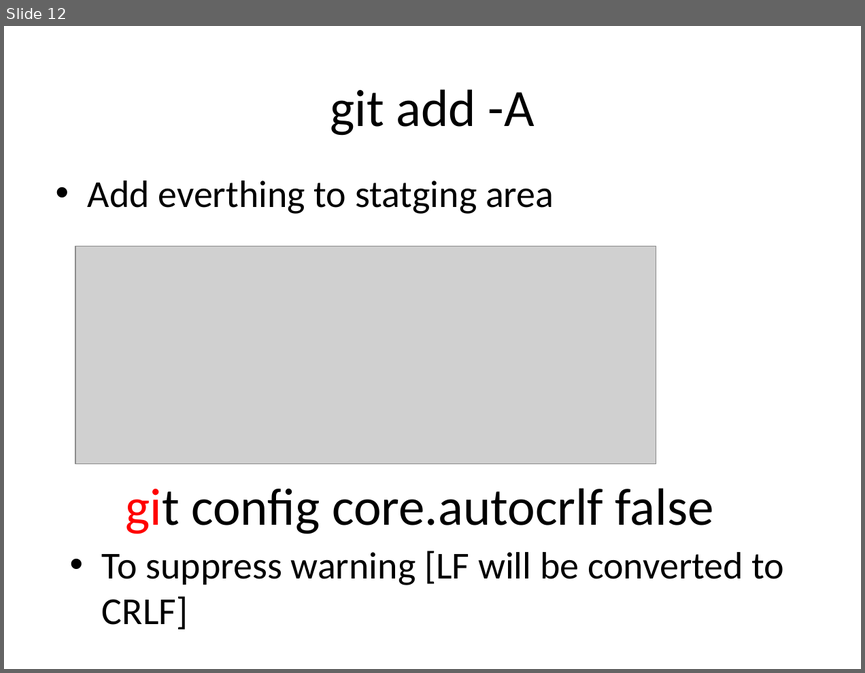
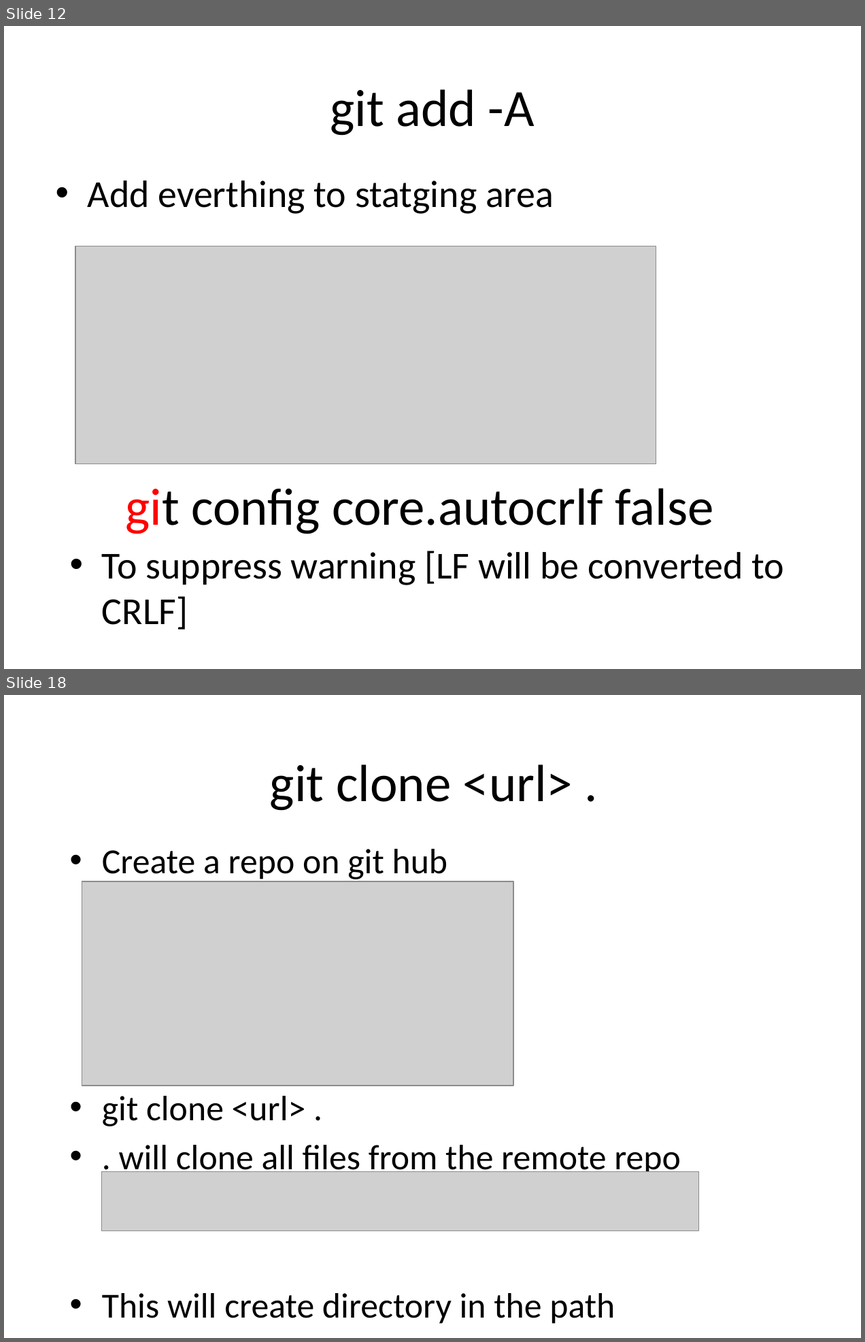
Before and after one commit to sam0505/tab-tacker, a slide deck: VueProj_Git.pptx. Shown one above the other, each under a label of ours: slide 12 before the commit, slides 12 and 18 after it; the slides between them are not shown. The pictures are 865x673 and 865x1342 pixels, drawn with LibreOffice and Linux fonts; fonts in the diff are those of the drawing; grey boxes stand for pictures. Boxes give left, top, right and bottom in pixels: in the first picture for what was removed or moved away, otherwise in the second. Text is boxed around its words. In the diff, an @@ line names an element or a change of style, - is before the commit and + after.

```diff
--- a/VueProj_Git.pptx
+++ b/VueProj_Git.pptx
@@ slide 18 added at (4,695,861,1338), background #FFFFFF @@
@@ text added at (270,764,573,811), 44 pt, text #000000 @@
+git clone <url> .
@@ text added at (102,849,681,1323), 29.6 pt, text #000000 @@
+• Create a repo on git hub
+• git clone <url> .
+• . will clone all files from the remote repo
+• This will create directory in the path
@@ picture added at (82,882,514,1086) @@
@@ picture added at (102,1172,699,1231) @@
```
Also in this commit, not shown: 1 slide changed, 16 other slides added.
